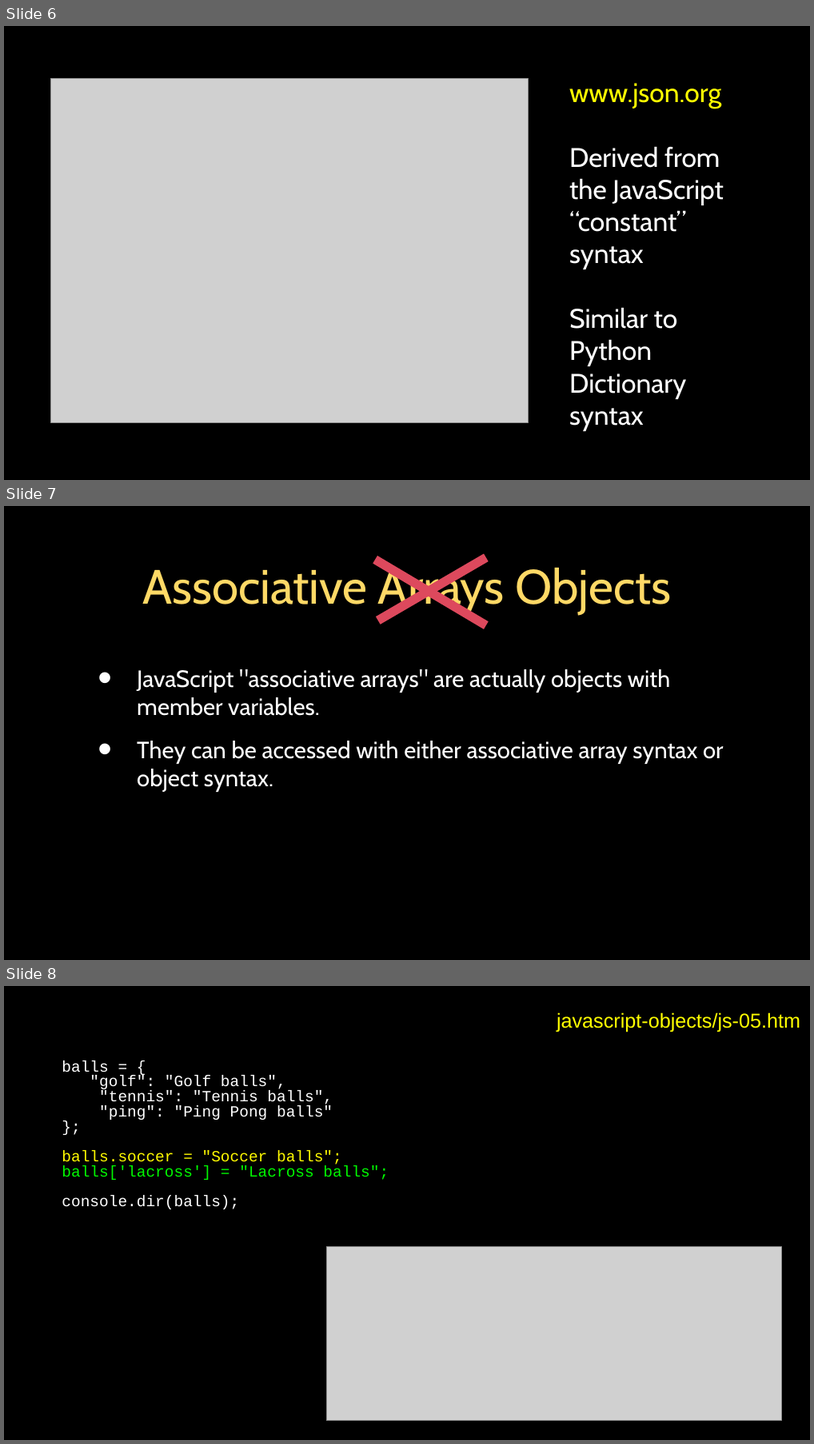
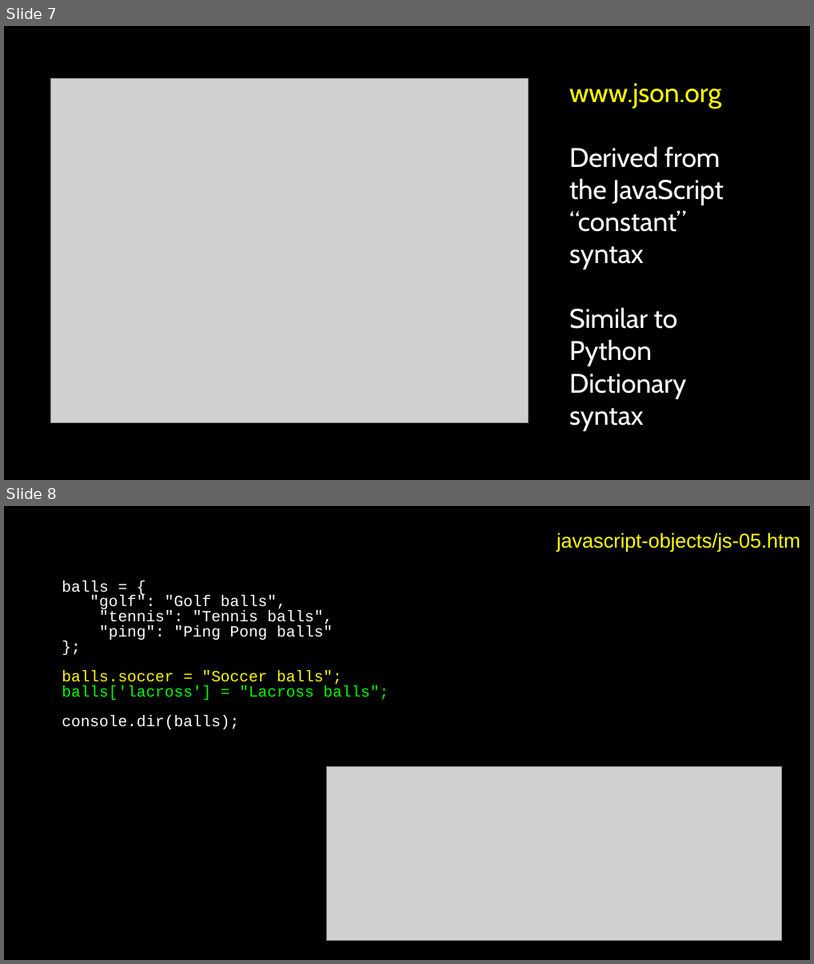
Before and after one commit to csev/dj4e, a slide deck: lectures/JS-04-JSON.ppt. Shown one above the other, each under a label of ours: slides 6, 7 and 8 before the commit, slides 7 and 8 after it. The pictures are 814x1444 and 814x964 pixels, drawn with LibreOffice and Linux fonts; fonts in the diff are those of the drawing; grey boxes stand for pictures. Boxes give left, top, right and bottom in pixels: in the first picture for what was removed or moved away, otherwise in the second. Text is boxed around its words. In the diff, an @@ line names an element or a change of style, - is before the commit and + after.

```diff
--- a/lectures/JS-04-JSON.ppt
+++ b/lectures/JS-04-JSON.ppt
@@ slide 7 removed at <box>4,506,810,960</box>, background #000000; not listed: 1 template element that a slide beside it also shows @@
@@ title removed at <box>142,563,671,614</box> @@
-Associative Arrays Objects
@@ line removed from (375, 560) to (486, 625) @@
@@ line removed from (378, 620) to (486, 558) @@
@@ text removed at <box>137,669,724,792</box> @@
-• JavaScript "associative arrays" are actually objects with member variables.
-• They can be accessed with either associative array syntax or object syntax.
@@ what was slide 6 is now slide 7 @@
```
Also in this commit, not shown: 3 slides changed, 1 slide added, 6 other files.
